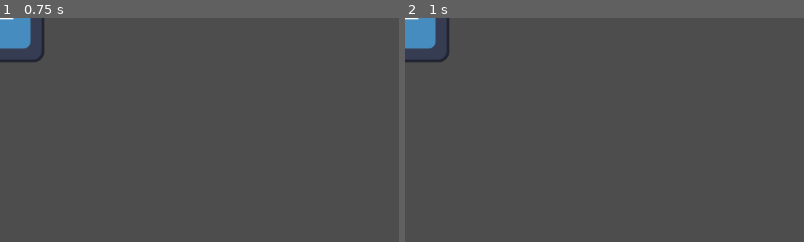
Above: before the commit, frames 1-2 (left to right).
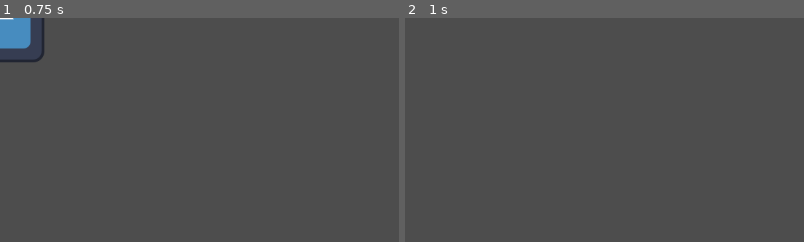
Above: after the commit, the same moments.

Repository: Sparrowworks/Vanguard
Game: Godot game, scene res://blueprints/projectile/projectile.tscn
The game is run twice, just before and just after one commit, with the same random seed, the same clock (stepped at 60 frames per second) and the same inputs. This scene is started directly instead of the project's main scene. The engine's default icon, where the game draws it, is replaced by a stand-in: a white triangle on a blue panel in a dark square.
Inputs (mouse positions are % of the whole screen's width and height, from its top left):
- Up to frame 1 (0.75 s): tap Enter at 0.5 s; move the mouse to (72, 45) at 0.52 s; tap E (equip) at 0.6 s
- Up to frame 2 (1 s): no input
The pictures show only the part of the screen within x 0-50%, y 0-50%; the shares and areas given below are measured in that part.

Frame 1 is identical in both runs. In frame 2, 1.3% of the frame differs, in the area x 0-12%, y 0-20%.

Commit message:
Projectile docs

Diff:
--- a/blueprints/projectile/projectile.gd
+++ b/blueprints/projectile/projectile.gd
@@ -1,43 +1,42 @@
 class_name Projectile extends Hitbox
 
-## The base class for all damage-causing object-destroying projectiles
+## The base class for all damage-causing object-destroying [Projectile]s.
 ##
-## This script serves as a foundation for creating various types of projectiles.
+## This script serves as a foundation for creating various types of [Projectile]s.
 
-## A timer used to manage the fate of the projectile after it has reached 0.
-var TIMER:Timer
-@export_group("Projectile Stats")
-## Ranges from 0.0 (poor accuracy) to 1.0 (high accuracy),
-## Determines how precisely the projectile will hit its target.
+#region Initialisation Logic
+@export_category("Projectile Stats")
+## Determines how precisely the [Projectile] will hit its target,
+## Ranges from 0.0 (poor accuracy) to 1.0 (high accuracy).
 @export var accuracy:float
-## Defines the maximum angle of deviation for the projectile when fired at zero accuracy.
+## Defines the maximum angle of deviation for the [Projectile] when fired at zero [member accuracy].
 @export var max_spread:int
-## Determines for how long the projectile remains in the world (in seconds)
-@export var lifespan:int
-## The velocity at which the projectile travels in the game world
+## The velocity at which the [Projectile] travels in the game world.
 @export var speed:int
 
-@export_group("Projectile Emissions")
+## The direction the [Projectile] will point at when shot,
+## by default it points to the right along the X-axis.
+var direction:Vector2 = Vector2(1,0)
+
+func _enter_tree() -> void:
+	var spread:float = (1.0 - accuracy) * max_spread
+	var random_angle:float = randf_range(-spread, spread)
+	var adjusted_angle = rotation + deg_to_rad(random_angle)
+	direction = Vector2(cos(adjusted_angle), sin(adjusted_angle)).normalized()
+#endregion
+
+#region Projectile Behavior
+@export_category("Projectile Emissions")
 ## Slot for custom field
 @export var field:PackedScene
 ## Slot for custom projectile
 @export var projectile:PackedScene
 
-## Internal Vector2 pointing to the right along the X-axis
-var direction:Vector2 = Vector2(1,0)
-func _ready() -> void:
-	var spread:float = (1.0 - accuracy) * max_spread
-	var random_angle:float = randf_range(-spread, spread)
-	var adjusted_angle = rotation + deg_to_rad(random_angle)
-	direction = Vector2(cos(adjusted_angle), sin(adjusted_angle)).normalized()
-
-	TIMER = $Timer
-	TIMER.one_shot = true
-	TIMER.wait_time = lifespan
-	TIMER.start()
-
 func _physics_process(delta: float) -> void:
 	global_position += direction.rotated(rotation) * speed * delta
+#endregion
 
-func _on_timer_timeout() -> void:
+#region Misc
+func _on_projectile_timer_timeout() -> void:
 	queue_free()
+#endregion
--- a/blueprints/projectile/projectile.tscn
+++ b/blueprints/projectile/projectile.tscn
@@ -8,10 +8,14 @@
 [node name="Projectile" type="Area2D"]
 script = ExtResource("1_hwnxt")
 
+[node name="CollisionShape2D" type="CollisionShape2D" parent="."]
+shape = SubResource("RectangleShape2D_tkips")
+
 [node name="Sprite2D" type="Sprite2D" parent="."]
 texture = ExtResource("2_kov32")
 
-[node name="CollisionShape2D" type="CollisionShape2D" parent="."]
-shape = SubResource("RectangleShape2D_tkips")
+[node name="Timer" type="Timer" parent="."]
+one_shot = true
+autostart = true
 
-[node name="Timer" type="Timer" parent="."]
+[connection signal="timeout" from="Timer" to="." method="_on_projectile_timer_timeout"]
--- a/weapons/pistol/emissions/fast_pistol_bullet.tscn
+++ b/weapons/pistol/emissions/fast_pistol_bullet.tscn
@@ -7,7 +7,6 @@
 [node name="Bullet" type="Area2D"]
 script = ExtResource("1_02655")
 accuracy = 100.0
-lifespan = 1
 speed = 1000
 
 [node name="CollisionShape2D" type="CollisionShape2D" parent="."]
@@ -18,4 +17,3 @@
 
 [connection signal="area_entered" from="." to="." method="_on_area_entered"]
 [connection signal="body_entered" from="." to="." method="_on_body_entered"]
-[connection signal="timeout" from="Timer" to="." method="_on_timer_timeout"]
--- a/weapons/pistol/emissions/pistol_bullet.gd
+++ b/weapons/pistol/emissions/pistol_bullet.gd
@@ -5,6 +5,3 @@
 
 func _on_body_entered(_body: Node2D) -> void:
 	queue_free()
-
-func _on_timer_timeout() -> void:
-	super._on_timer_timeout()
--- a/weapons/pistol/emissions/pistol_bullet.tscn
+++ b/weapons/pistol/emissions/pistol_bullet.tscn
@@ -10,7 +10,6 @@
 [node name="Bullet" type="Area2D"]
 script = ExtResource("1_c338n")
 accuracy = 1.0
-lifespan = 10
 speed = 1000
 
 [node name="CollisionShape2D" type="CollisionShape2D" parent="."]
